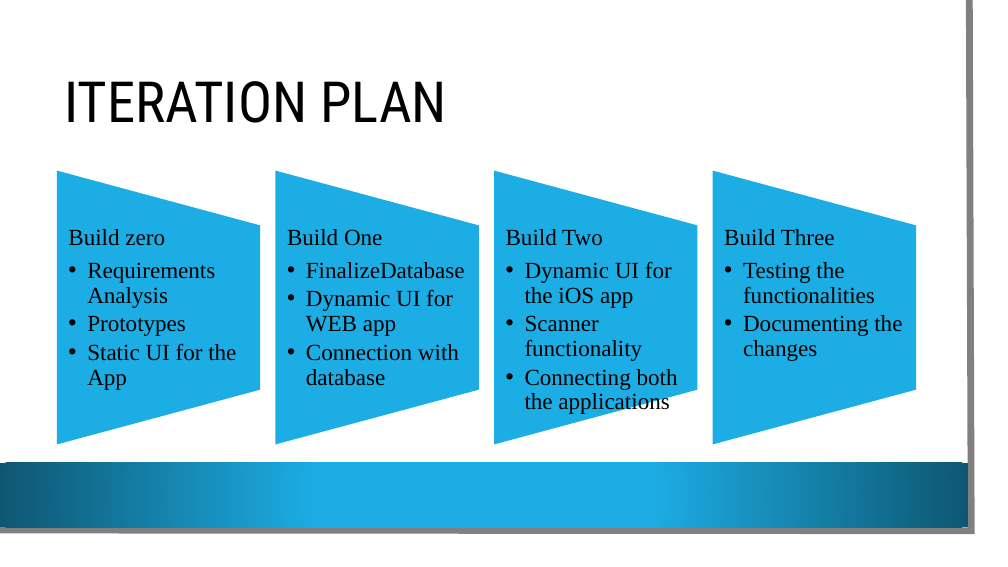
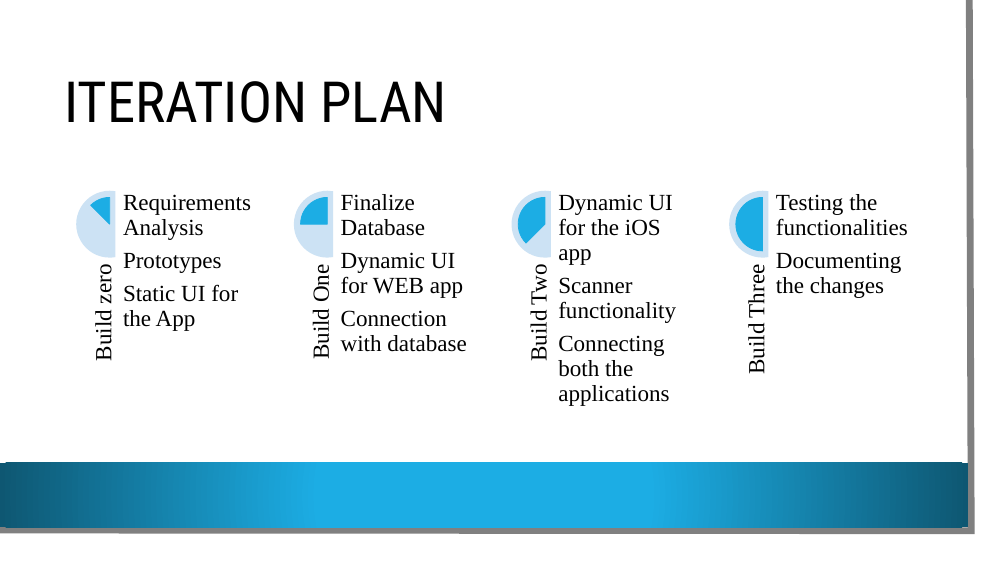
Before and after one commit to VamsiDevalla/Student-Attendance-Tracking, a slide deck: slide 9 of final ppt.pptx (slide 10 before the commit). Drawn at 1008x567 pixels with LibreOffice and Linux fonts; fonts in the diff are those of the drawing; background and template pictures are left out. Boxes give left, top, right and bottom in pixels: in the first picture for what was removed or moved away, otherwise in the second. Text is boxed around its words. In the diff, an @@ line names an element or a change of style, - is before the commit and + after.

```diff
--- a/final ppt.pptx
+++ b/final ppt.pptx
@@ group removed at [57, 171, 916, 444]: 4 flow chart manual operations @@
@@ text "Requirements Analysis": place and size @@
-text "Requirements Analysis" at [68, 229, 236, 390]
+text "Requirements Analysis" at [123, 194, 251, 331]
@@ text "Requirements Analysis" at [123, 194, 251, 331]: bullet •• to none; list level 2 to 1 in "Requirements Analysis"; list level 2 to 1 in "Prototypes"; list level 2 to 1 in "Static UI for the App" @@
@@ text at [341, 194, 425, 236]: text changed @@
-Build One
-  •• FinalizeDatabase
+Finalize Database
@@ text "Finalize Database": place and size @@
-text "Finalize Database" at [287, 229, 465, 386]
+text "Finalize Database" at [341, 194, 466, 352]
@@ text "Dynamic UI for the iOS ...": place and size @@
-text "Dynamic UI for the iOS ..." at [506, 229, 678, 415]
+text "Dynamic UI for the iOS ..." at [558, 194, 676, 406]
@@ text "Dynamic UI for the iOS ..." at [558, 194, 676, 406]: bullet •• to none; list level 2 to 1 in "Dynamic UI for the iOS ..."; list level 2 to 1 in "Scanner functionality"; list level 2 to 1 in "Connecting both the applications" @@
@@ text "Testing the functionalities": place and size @@
-text "Testing the functionalities" at [724, 229, 902, 361]
+text "Testing the functionalities" at [776, 194, 908, 298]
@@ text "Testing the functionalities" at [776, 194, 908, 298]: bullet •• to none; list level 2 to 1 in "Testing the functionalities"; list level 2 to 1 in "Documenting the changes" @@
@@ text at [68, 229, 165, 246]: paragraph removed @@
-Build zero
@@ text at [506, 229, 603, 246]: paragraph removed @@
-Build Two
@@ text at [724, 229, 835, 246]: paragraph removed @@
-Build Three
@@ text at [341, 252, 466, 352]: bullet •• to none; list level 2 to 1 in "Dynamic UI for WEB app"; list level 2 to 1 in "Connection with database" @@
@@ group added at [76, 191, 796, 373]: 4 chord (boxed as its full ellipse)s, 4 pie slice (boxed as its full ellipse)s, 4 texts @@
+Build zero
+Build One
+Build Two
+Build Three
```
Also in this commit, not shown: 4 other slides changed, 2 slides added, 1 slide removed.
